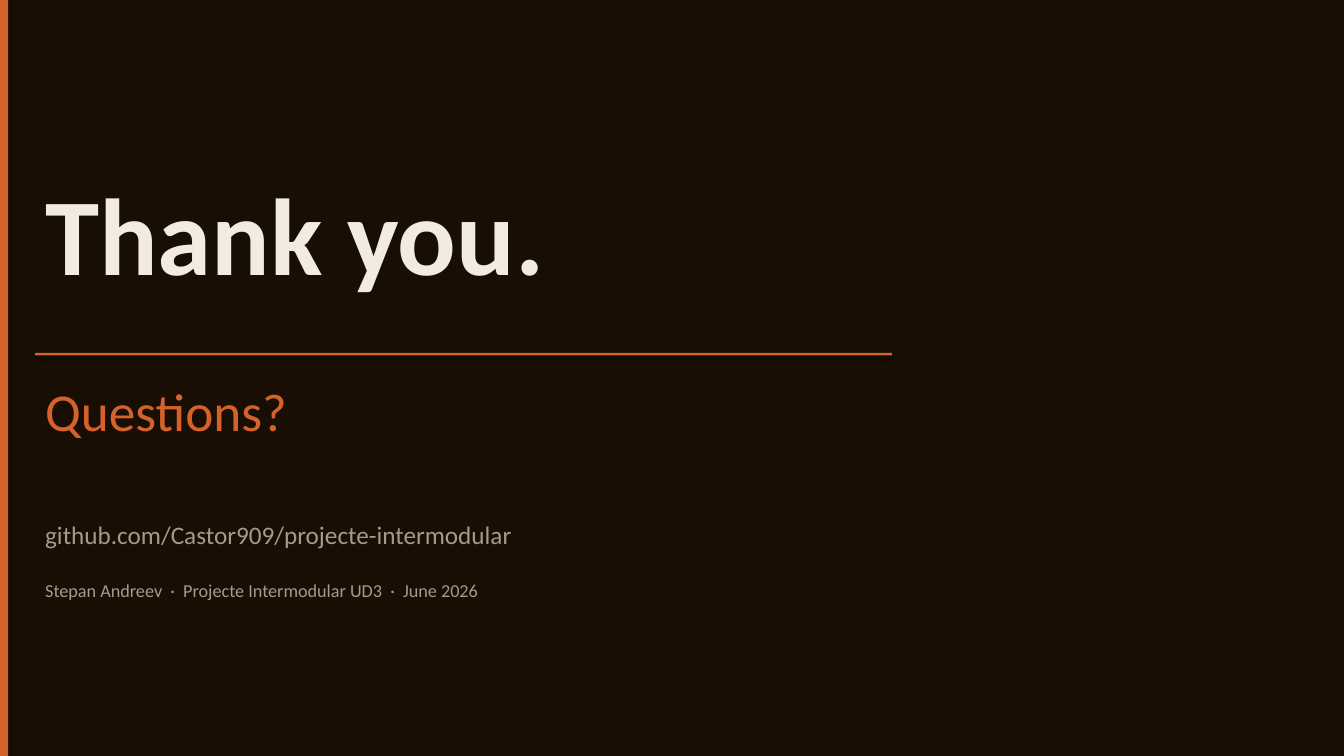
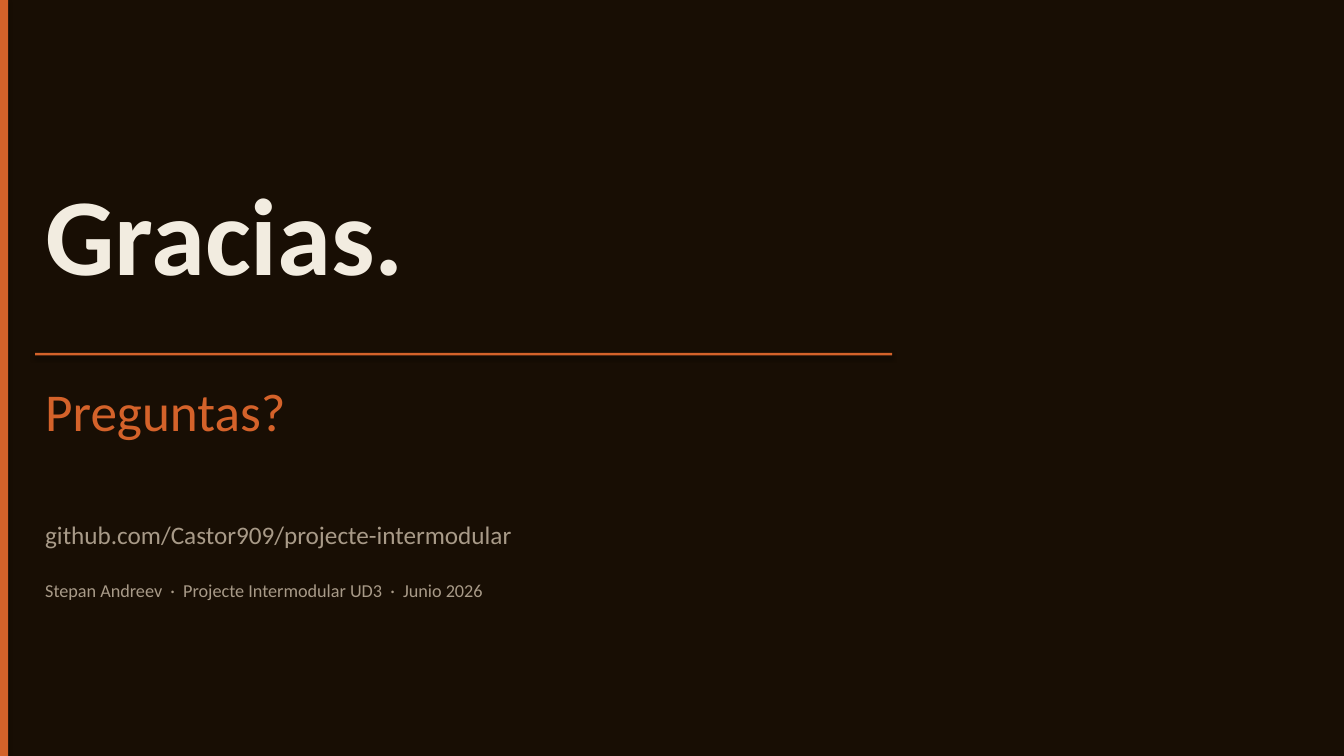
Before and after one commit to Castor909/projecte-intermodular, a slide deck: slide 12 of docs/VinylEth_Presentation.pptx. Drawn at 1344x756 pixels with LibreOffice and Linux fonts; fonts in the diff are those of the drawing. Boxes give left, top, right and bottom in pixels: in the first picture for what was removed or moved away, otherwise in the second. Text is boxed around its words. In the diff, an @@ line names an element or a change of style, - is before the commit and + after.

Commit message:
fix: update presentation text to Spanish for final project report

```diff
--- a/docs/VinylEth_Presentation.pptx
+++ b/docs/VinylEth_Presentation.pptx
@@ text at (x1=45, y1=198, x2=404, y2=276): text changed @@
-Thank you.
+Gracias.
@@ text at (x1=45, y1=394, x2=285, y2=440): text changed @@
-Questions?
+Preguntas?
@@ text at (x1=45, y1=584, x2=483, y2=600): text changed @@
-Stepan Andreev · Projecte Intermodular UD3 · June 2026
+Stepan Andreev · Projecte Intermodular UD3 · Junio 2026
```
Also in this commit, not shown: 9 other slides changed, 2 slides added, 2 slides removed, 1 other file.
